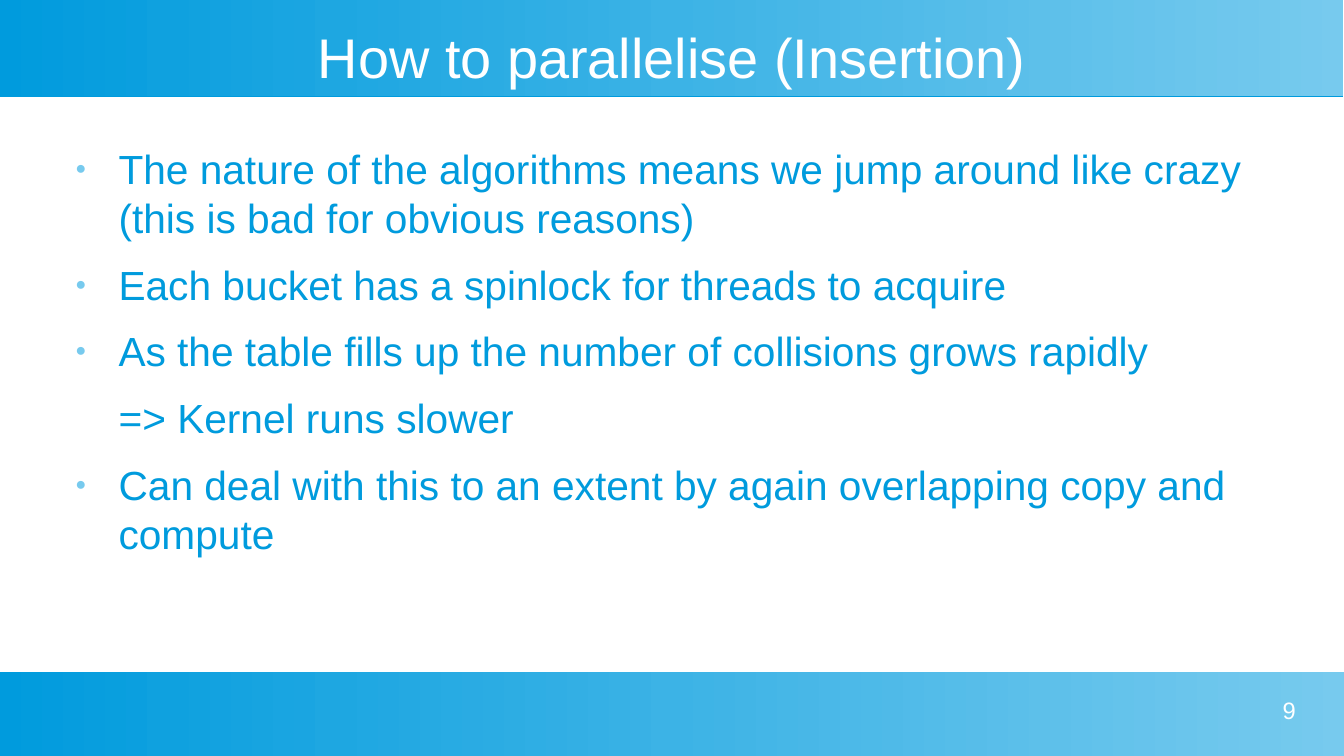
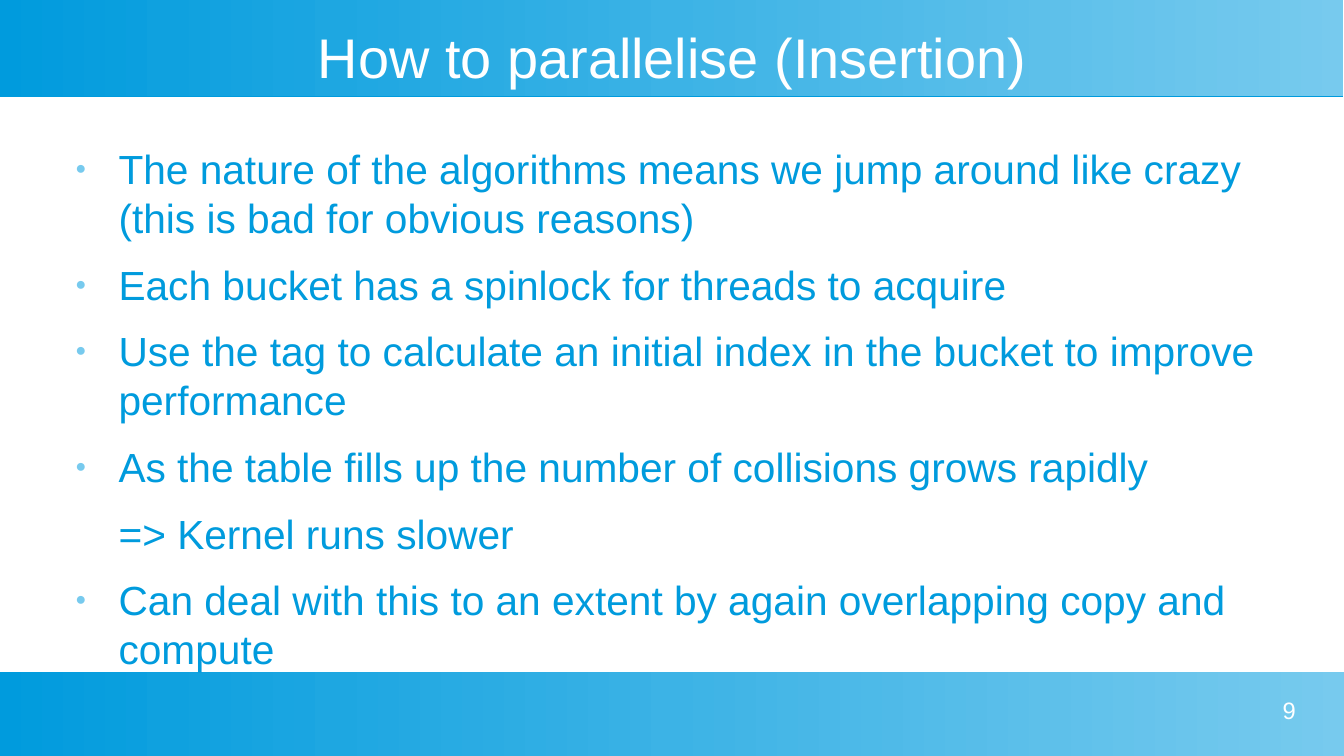
Before and after one commit to tdortman/Cuckoo-GPU, a slide deck: slide 9 of HPC_Presentation.odp. Drawn at 1344x756 pixels with LibreOffice and Linux fonts; fonts in the diff are those of the drawing. Boxes give left, top, right and bottom in pixels: in the first picture for what was removed or moved away, otherwise in the second. Text is boxed around its words. In the diff, an @@ line names an element or a change of style, - is before the commit and + after.

```diff
--- a/HPC_Presentation.odp
+++ b/HPC_Presentation.odp
@@ text at [119, 336, 1255, 423]: paragraph added @@
+● Use the tag to calculate an initial index in the bucket to improve performance
```
Also in this commit, not shown: 5 other slides changed.
